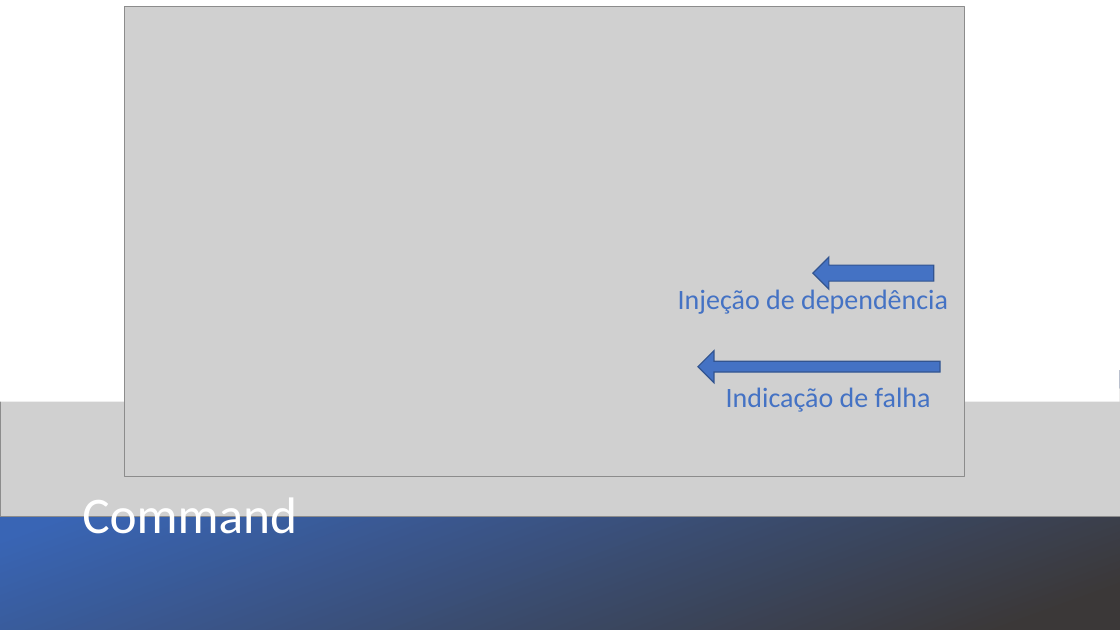
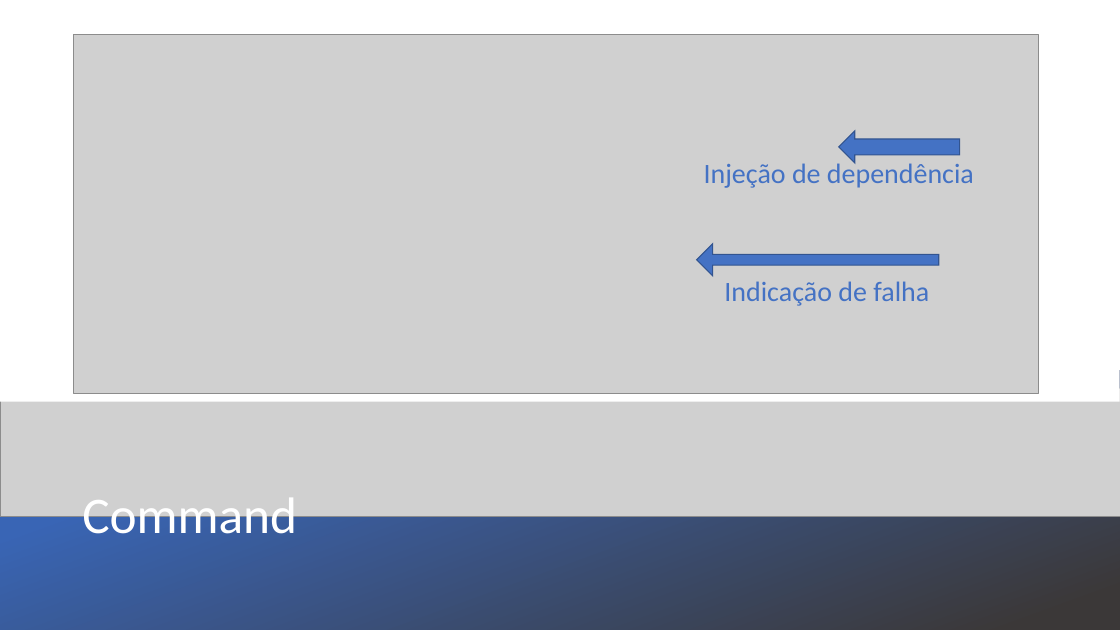
Before and after one commit to the-sidh/saga-presentation, a slide deck: slide 30 of apresentacao-kobbit-tdc.pptx. Drawn at 1120x630 pixels with LibreOffice and Linux fonts; fonts in the diff are those of the drawing; grey boxes stand for pictures. Boxes give left, top, right and bottom in pixels: in the first picture for what was removed or moved away, otherwise in the second. Text is boxed around its words. In the diff, an @@ line names an element or a change of style, - is before the commit and + after.

```diff
--- a/apresentacao-kobbit-tdc.pptx
+++ b/apresentacao-kobbit-tdc.pptx
@@ picture: place and size @@
-picture at (124, 7, 965, 476)
+picture at (74, 34, 1038, 394)
@@ up arrow: place and size @@
-up arrow at (813, 257, 934, 289)
+up arrow at (839, 131, 960, 163)
@@ text "Injeção de dependência": place and size @@
-text "Injeção de dependência" at (678, 286, 948, 314)
+text "Injeção de dependência" at (704, 160, 974, 188)
@@ text "Indicação de falha": place and size @@
-text "Indicação de falha" at (726, 387, 931, 412)
+text "Indicação de falha" at (724, 281, 929, 306)
@@ up arrow: place and size @@
-up arrow at (698, 350, 940, 382)
+up arrow at (697, 244, 939, 276)
```
Also in this commit, not shown: 2 other slides changed.
